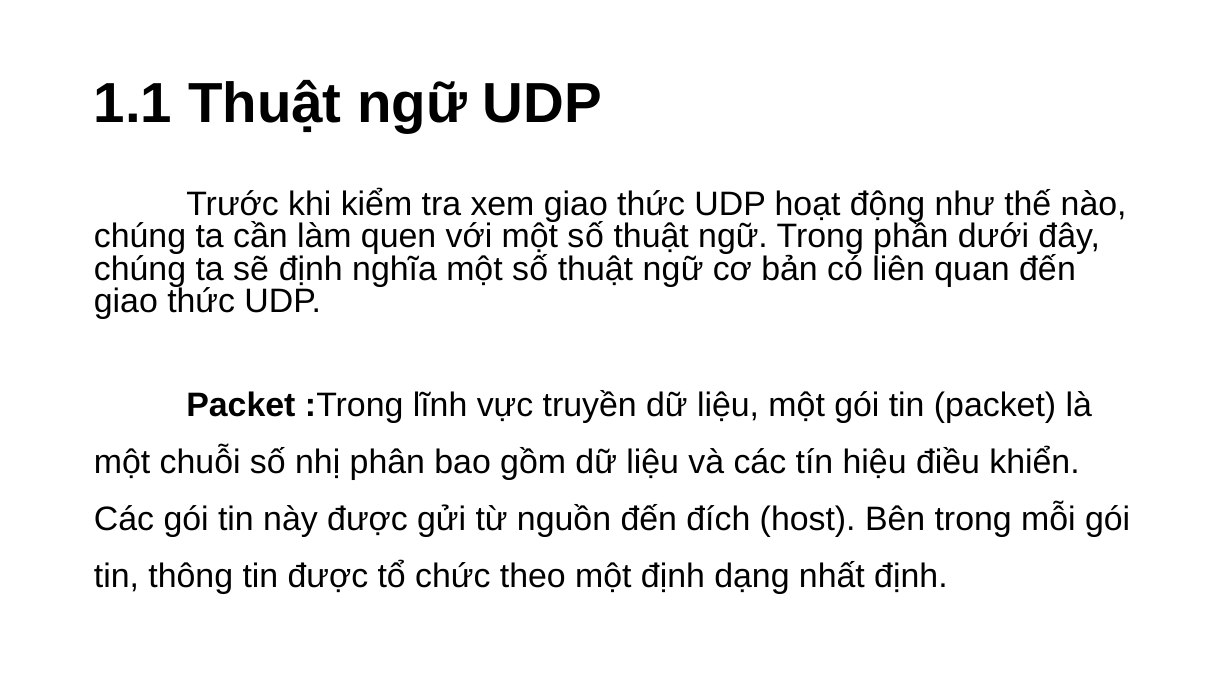
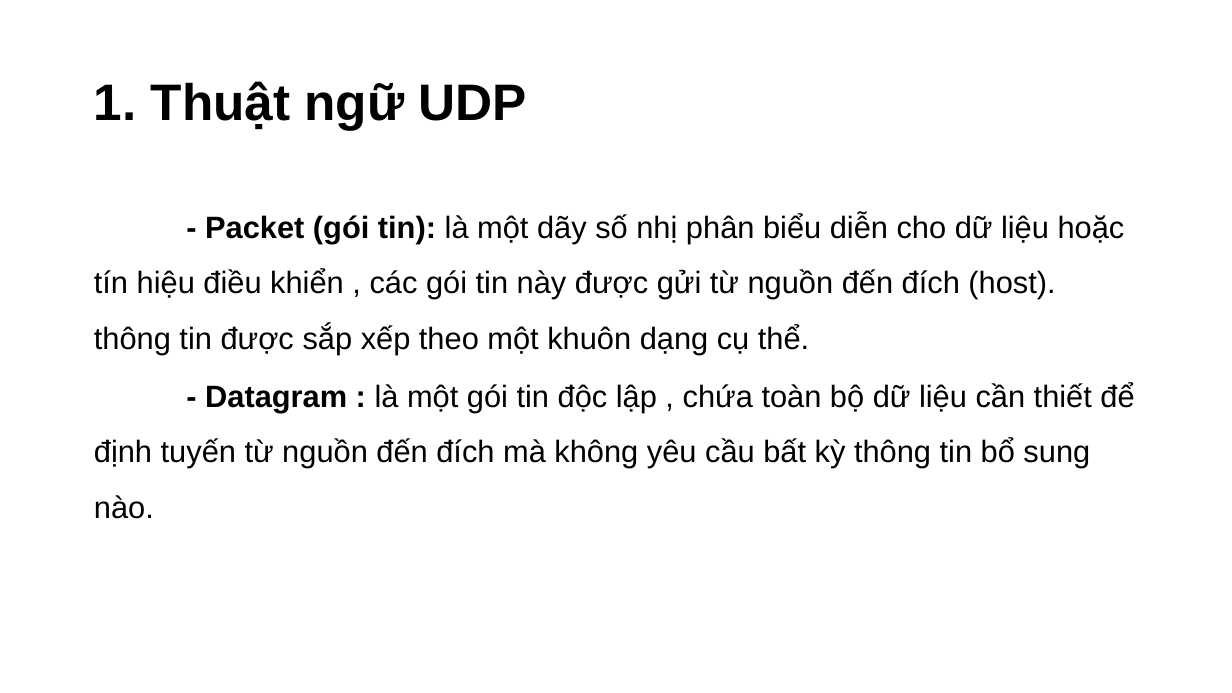
Before and after one commit to Cuid-1412/PowerPoint, a slide deck: slide 5 of Thuyết Trình Java.pptm (slide 6 before the commit). Drawn at 1232x693 pixels with LibreOffice and Linux fonts; fonts in the diff are those of the drawing; background and template pictures are left out. Boxes give left, top, right and bottom in pixels: in the first picture for what was removed or moved away, otherwise in the second. Text is boxed around its words. In the diff, an @@ line names an element or a change of style, - is before the commit and + after.

```diff
--- a/Thuyết Trình Java.pptm
+++ b/Thuyết Trình Java.pptm
@@ title at [94,81,527,130]: text changed; size 44 to 40 pt @@
-1.1 Thuật ngữ UDP
+1. Thuật ngữ UDP
@@ text at [94,213,1134,519]: text changed; size 26.4 to 24 pt @@
-Trước khi kiểm tra xem giao thức UDP hoạt động như thế nào, chúng ta cần làm quen với một số thuật ngữ. Trong phần dưới đây, chúng ta sẽ định nghĩa một số thuật ngữ cơ bản có liên quan đến giao thức UDP.
-Packet :Trong lĩnh vực truyền dữ liệu, một gói tin (packet) là một chuỗi số nhị phân bao gồm dữ liệu và các tín hiệu điều khiển. Các gói tin này được gửi từ nguồn đến đích (host). Bên trong mỗi gói tin, thông tin được tổ chức theo một định dạng nhất định.
+- Packet (gói tin): là một dãy số nhị phân biểu diễn cho dữ liệu hoặc tín hiệu điều khiển , các gói tin này được gửi từ nguồn đến đích (host). thông tin được sắp xếp theo một khuôn dạng cụ thể.
+- Datagram : là một gói tin độc lập , chứa toàn bộ dữ liệu cần thiết để định tuyến từ nguồn đến đích mà không yêu cầu bất kỳ thông tin bổ sung nào.
```
Also in this commit, not shown: 6 other slides changed, 4 slides removed.
